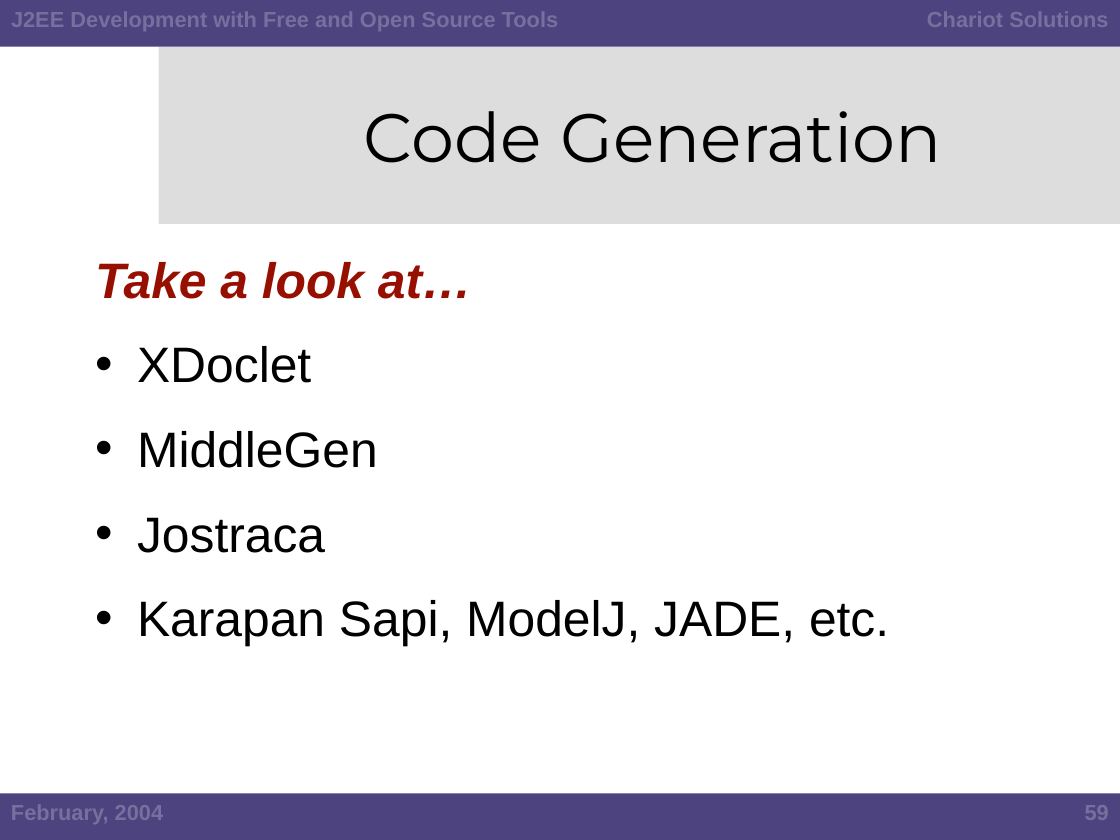
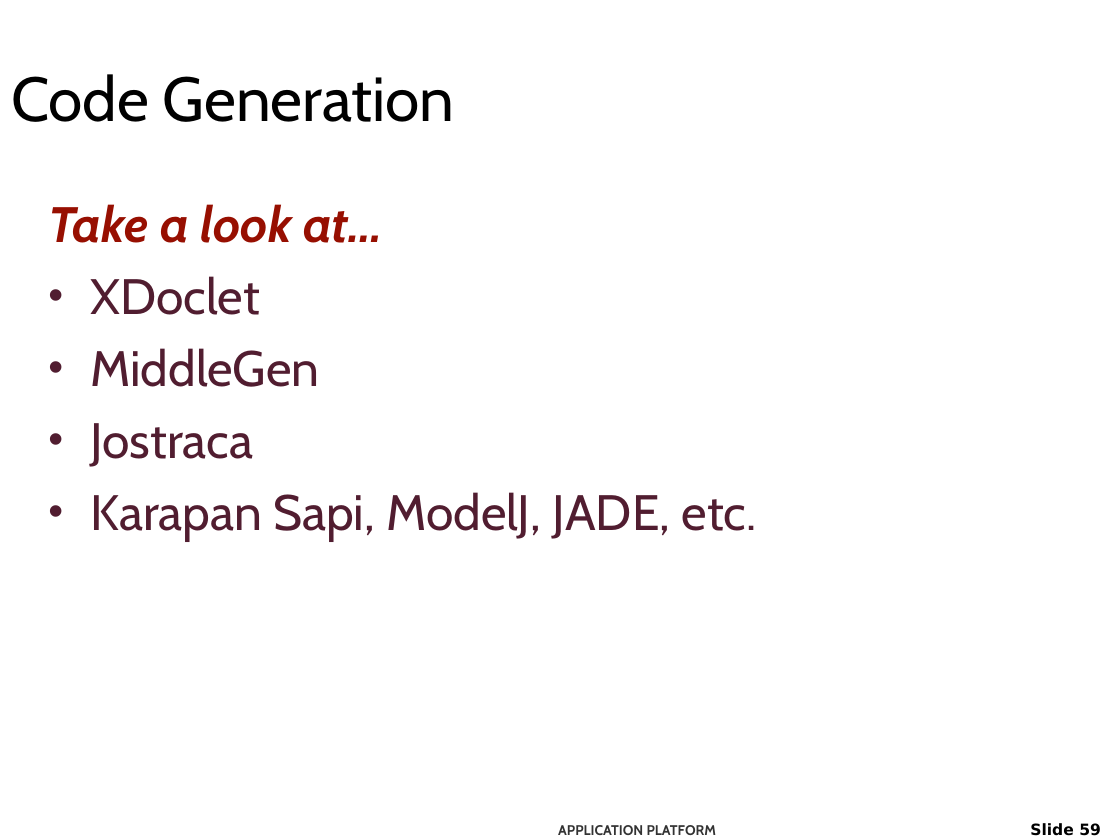
Before and after one commit to netspective/NEFS, a slide deck: slide 59 of support/docs/J2EE Development Using Open Source Software.ppt. Drawn at 1120x840 pixels with LibreOffice and Linux fonts; fonts in the diff are those of the drawing; background and template pictures are left out. Boxes give left, top, right and bottom in pixels: in the first picture for what was removed or moved away, otherwise in the second. Text is boxed around its words. In the diff, an @@ line names an element or a change of style, - is before the commit and + after.

Commit message:
The theme has been replaced, but it's still got foreign content that needs to be replaced and reworked.

```diff
--- a/support/docs/J2EE Development Using Open Source Software.ppt
+++ b/support/docs/J2EE Development Using Open Source Software.ppt
@@ rectangle removed at bbox=[0, 0, 1120, 47] @@
@@ text removed at bbox=[11, 12, 559, 31] @@
-J2EE Development with Free and Open Source Tools
@@ text removed at bbox=[927, 12, 1108, 27] @@
-Chariot Solutions
@@ title "Code Generation": place and size @@
-title "Code Generation" at bbox=[364, 111, 942, 163]
+title "Code Generation" at bbox=[11, 74, 455, 122]
@@ title "Code Generation" at bbox=[11, 74, 455, 122]: size 44 to 40 pt, font Montserrat to Cabin; alignment centre to left @@
@@ rectangle removed at bbox=[159, 47, 1120, 224] @@
@@ text "Take a look at…": place and size @@
-text "Take a look at…" at bbox=[95, 262, 889, 647]
+text "Take a look at…" at bbox=[48, 204, 757, 541]
@@ text "Take a look at…" at bbox=[48, 204, 757, 541]: font Arial to Cabin; text colour #000000 to #511D30 in "XDoclet", "MiddleGen", "Jostraca", "Karapan Sapi, ModelJ, JADE, etc."; less space between paragraphs; bullet colour #000000 to #511D30 @@
@@ rectangle removed at bbox=[0, 793, 1120, 840] @@
@@ text removed at bbox=[11, 805, 164, 824] @@
-February, 2004
@@ page number removed at bbox=[1085, 805, 1109, 820] @@
-59
@@ text added at bbox=[558, 825, 717, 835], 9 pt, text #333333, bold @@
+APPLICATION PLATFORM
@@ page number added at bbox=[1030, 823, 1101, 836], 10 pt, text #000000, bold @@
+Slide 59
```
Also in this commit, not shown: 87 other slides changed, 1 slide added, 2 slides removed.
